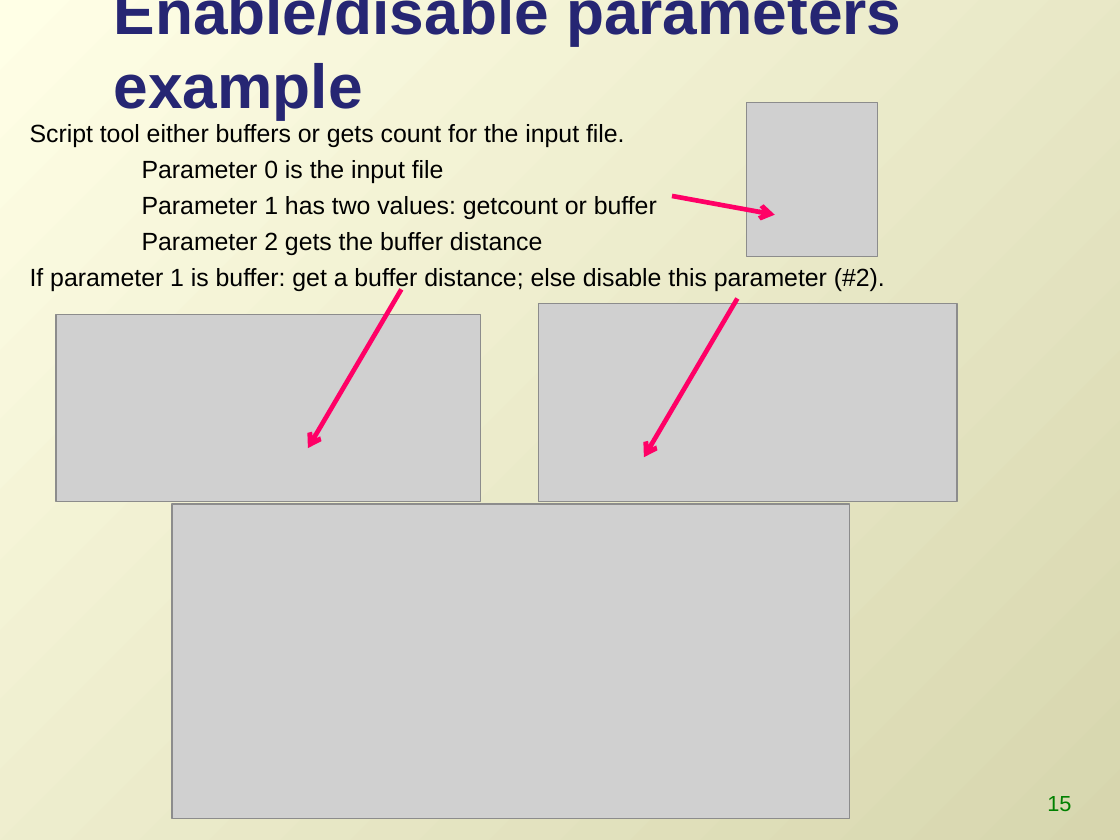
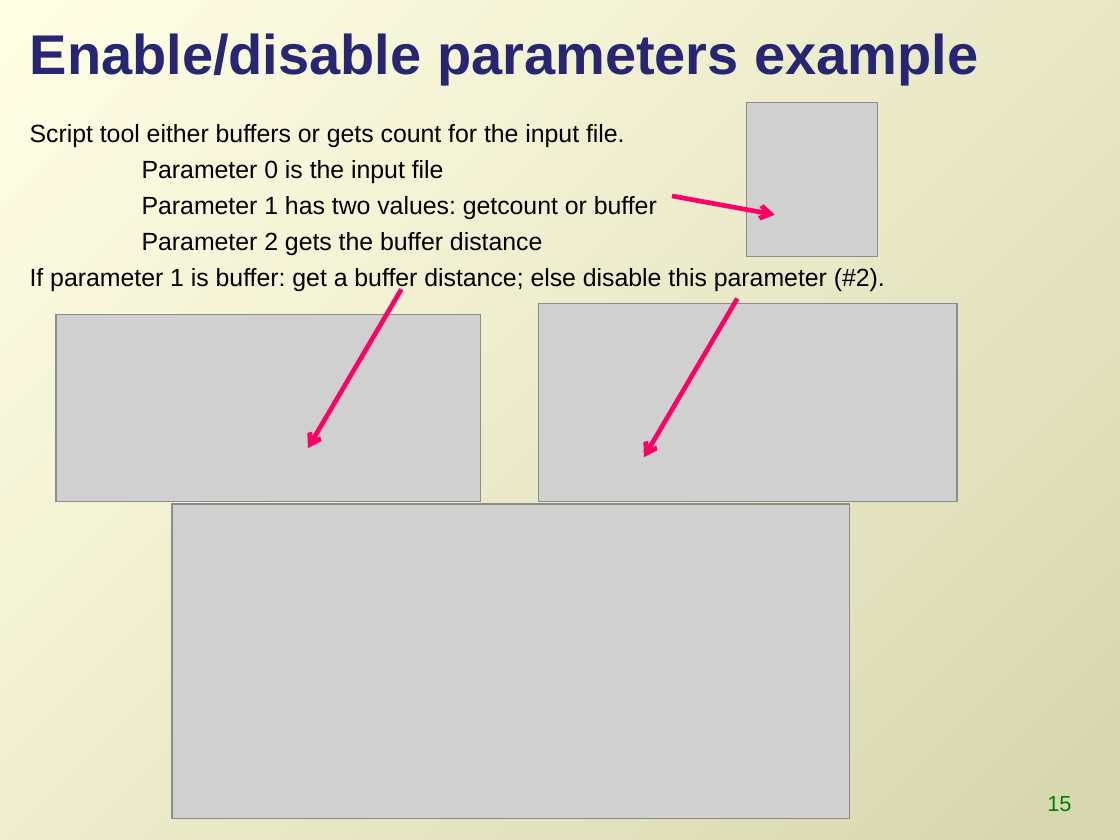
Before and after one commit to lgtateos/gis540, a slide deck: slide 15 of slides/toolValidator.ppt. Drawn at 1120x840 pixels with LibreOffice and Linux fonts; fonts in the diff are those of the drawing; grey boxes stand for pictures. Boxes give left, top, right and bottom in pixels: in the first picture for what was removed or moved away, otherwise in the second. Text is boxed around its words. In the diff, an @@ line names an element or a change of style, - is before the commit and + after.

```diff
--- a/slides/toolValidator.ppt
+++ b/slides/toolValidator.ppt
@@ title "Enable/disable parameters example": place and size @@
-title "Enable/disable parameters example" at <box>114,0,901,120</box>
+title "Enable/disable parameters example" at <box>30,33,978,84</box>
@@ title "Enable/disable parameters example" at <box>30,33,978,84</box>: size 40 to 36 pt @@
```
Also in this commit, not shown: 3 other slides changed, 2 slides added, 1 slide removed.
